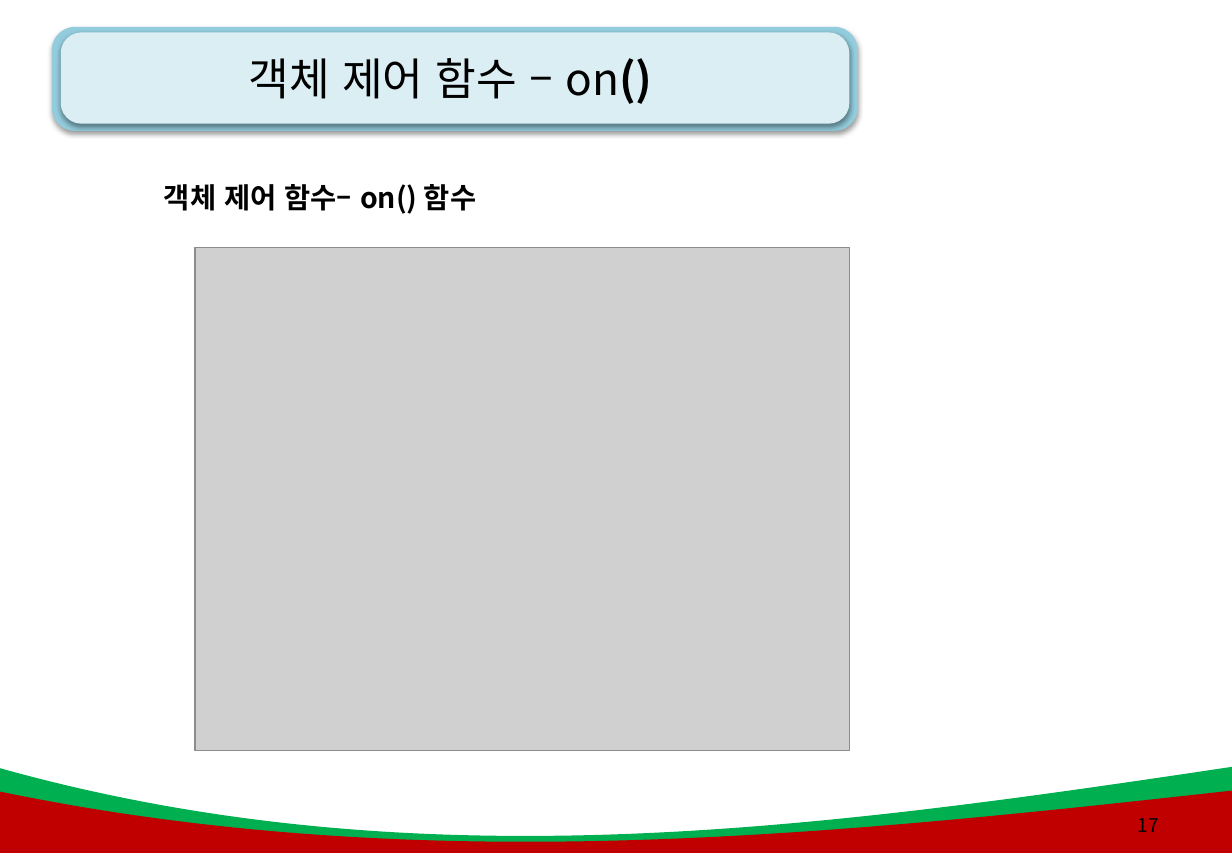
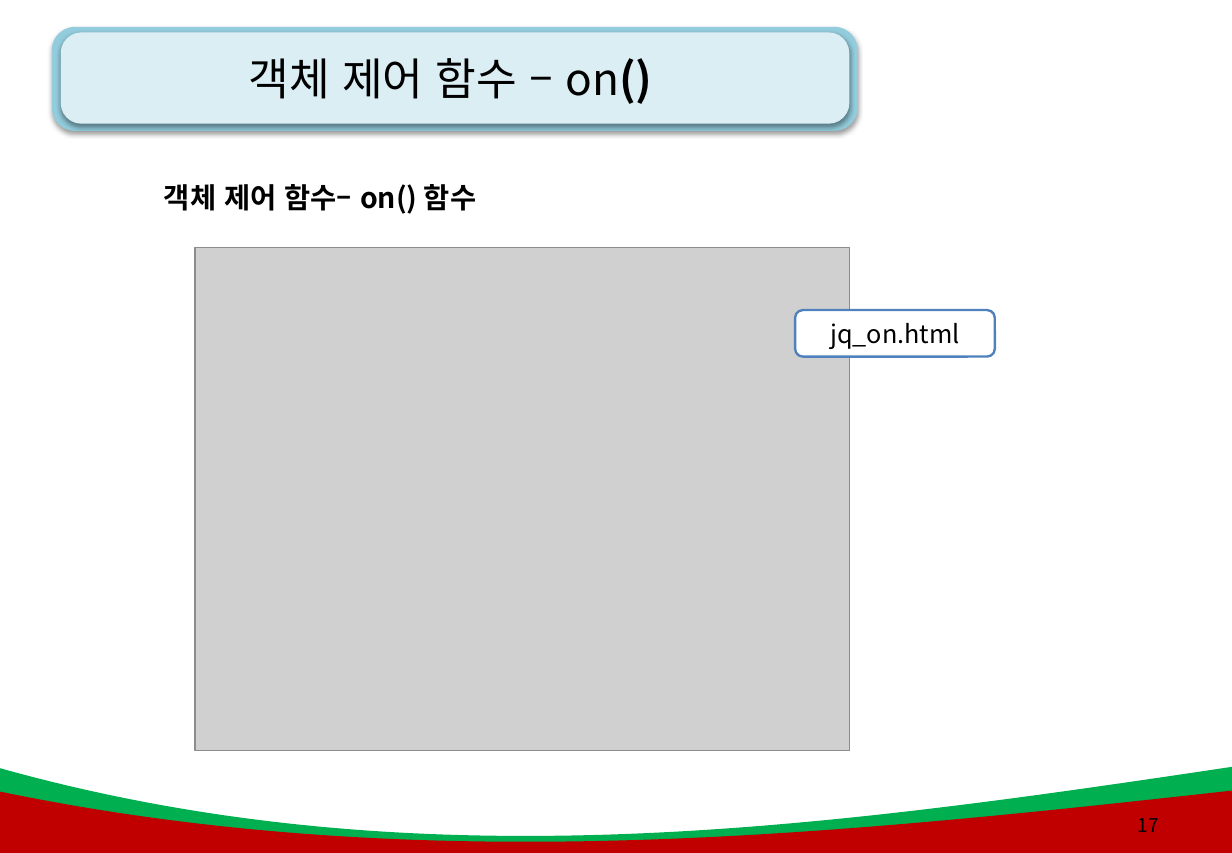
Before and after one commit to kiyongee2/green_project_web, a slide deck: slide 17 of js_ppt/9강. JQuery .pptx. Drawn at 1232x853 pixels with LibreOffice and Linux fonts; fonts in the diff are those of the drawing; grey boxes stand for pictures; background and template pictures are left out. Boxes give left, top, right and bottom in pixels: in the first picture for what was removed or moved away, otherwise in the second. Text is boxed around its words. In the diff, an @@ line names an element or a change of style, - is before the commit and + after.

```diff
--- a/js_ppt/9강. JQuery .pptx
+++ b/js_ppt/9강. JQuery .pptx
@@ rounded rectangle added at <box>795,311,995,357</box>, fill #FFFFFF, outline #4F81BD 1.5 pt, 16 pt, text #000000 @@
+jq_on.html
```
Also in this commit, not shown: 5 other slides changed, 3 slides added, 3 slides removed, 10 other files.
